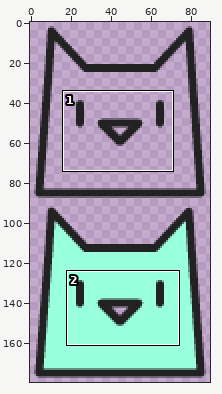
Two versions of one sprite sheet, icon-me.png. Above: a wide view before the commit, with the close-up outlined.
Close-up. Before the commit:
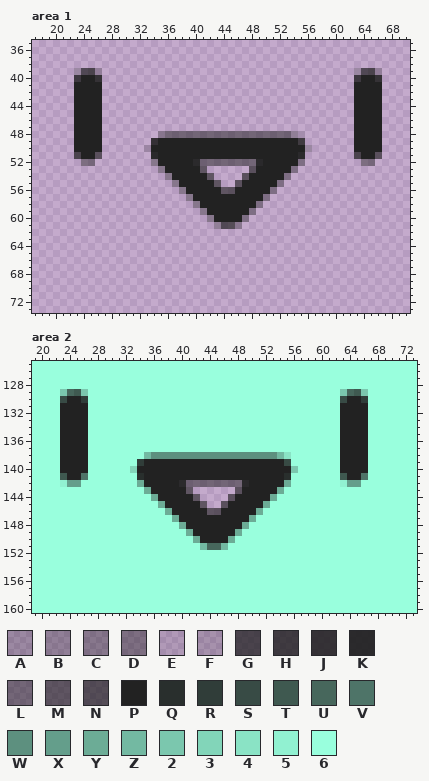
The file is 90x180 pixels. Pixels under 10% opacity are left out. Shown: area 1: x 17..70, y 35..73; area 2: x 19..73, y 125..160. The commit also changed other parts of the picture, which this record leaves out.
Palette (. is transparent): A #2020203f  B #2020204f  C #2020205f  D #2020206f  E #2121211f  F #2121212f  G #212121bf  H #212121cf  J #212121df  K #212121ef  L #2222227f  M #2222229f  N #222222af  P #222222  Q #292f2d  R #303d39  S #384b45  T #3f5950  U #47675c  V #4e7468  W #5d907f  X #649e8b  Y #6cac96  Z #73b9a2  2 #7bc7ae  3 #82d5b9  4 #8ae3c5  5 #91f1d1  6 #99ffdd
Pixels before, area 1, first column x 23:
39 ANGA....................................ANGA
40 HPPJ....................................HPPJ
41 PPPP....................................PPPP
42 PPPP....................................PPPP
43 PPPP....................................PPPP
44 PPPP....................................PPPP
45 PPPP....................................PPPP
46 PPPP....................................PPPP
47 PPPP....................................PPPP
48 PPPP........BLLLLLLLLLLLLLLLLLLBE.......PPPP
49 PPPP.......JPPPPPPPPPPPPPPPPPPPPH.......PPPP
50 PPPP......FPPPPPPPPPPPPPPPPPPPPPPA......PPPP
51 GPPM.......KPPPPPPPPPPPPPPPPPPPPK.......GPPM
52 .DD........CPPPPPKLLLLLLLLKPPPPPC........DD.
53 ............CPPPPPM......MPPPPPC............
54 .............CPPPPPM....MPPPPPC.............
55 ..............CPPPPPM..MPPPPPC..............
56 ...............CPPPPPMMPPPPPC...............
57 ................CPPPPPPPPPPC................
58 .................CPPPPPPPPC.................
59 ..................CPPPPPPC..................
60 ...................CPPPPC...................
61 ....................BNNB....................
Pixels before, area 2, first column x 19:
125 6666666666666666666666666666666666666666666666666666666
126 6666666666666666666666666666666666666666666666666666666
127 6666666666666666666666666666666666666666666666666666666
128 6666666666666666666666666666666666666666666666666666666
129 66662UT26666666666666666666666666666666666662UT26666666
130 6666SPPR666666666666666666666666666666666666SPPR6666666
131 6666PPPP666666666666666666666666666666666666PPPP6666666
132 6666PPPP666666666666666666666666666666666666PPPP6666666
133 6666PPPP666666666666666666666666666666666666PPPP6666666
134 6666PPPP666666666666666666666666666666666666PPPP6666666
135 6666PPPP666666666666666666666666666666666666PPPP6666666
136 6666PPPP666666666666666666666666666666666666PPPP6666666
137 6666PPPP666666666666666666666666666666666666PPPP6666666
138 6666PPPP66666666ZWWWWWWWWWWWWWWWWWWZ46666666PPPP6666666
139 6666PPPP6666666RPPPPPPPPPPPPPPPPPPPPS6666666PPPP6666666
140 6666PPPP6666663PPPPPPPPPPPPPPPPPPPPPP2666666PPPP6666666
141 6666TPPV6666666QPPPPPPPPPPPPPPPPPPPPQ6666666TPPV6666666
142 66665XX66666666YPPPPPKLLLLLLLLKPPPPPY66666665XX66666666
143 6666666666666666YPPPPPM......MPPPPPY6666666666666666666
144 66666666666666666YPPPPPM....MPPPPPY66666666666666666666
145 666666666666666666YPPPPPM..MPPPPPY666666666666666666666
146 6666666666666666666YPPPPPMMPPPPPY6666666666666666666666
147 66666666666666666666YPPPPPPPPPPY66666666666666666666666
148 666666666666666666666YPPPPPPPPY666666666666666666666666
149 6666666666666666666666YPPPPPPY6666666666666666666666666
150 66666666666666666666666YPPPPY66666666666666666666666666
151 666666666666666666666666ZUUZ666666666666666666666666666
152 6666666666666666666666666666666666666666666666666666666
153 6666666666666666666666666666666666666666666666666666666
154 6666666666666666666666666666666666666666666666666666666
155 6666666666666666666666666666666666666666666666666666666
156 6666666666666666666666666666666666666666666666666666666
157 6666666666666666666666666666666666666666666666666666666
158 6666666666666666666666666666666666666666666666666666666
159 6666666666666666666666666666666666666666666666666666666
160 6666666666666666666666666666666666666666666666666666666
After:
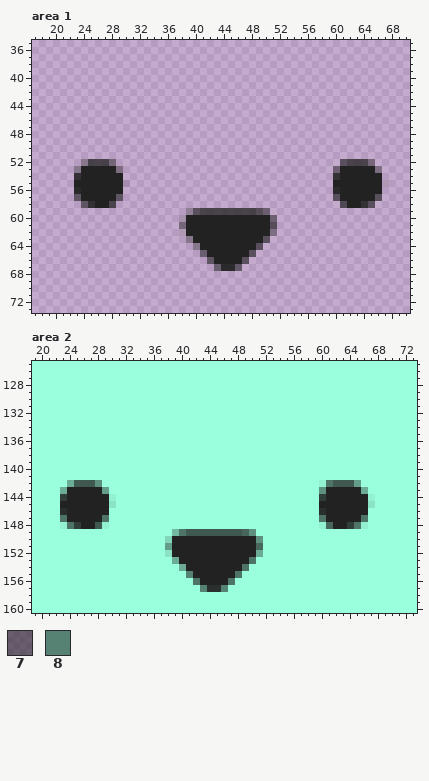
Colours new in this view: 7 #2222228f  8 #568273
Diff:
Changed rows in their new state; - is an unchanged pixel.
Area 1:
first column x 23:
39 ....------------------------------------....-
40 ....------------------------------------....-
41 ....------------------------------------....-
42 ....------------------------------------....-
43 ....------------------------------------....-
44 ....------------------------------------....-
45 ....------------------------------------....-
46 ....------------------------------------....-
47 ....------------------------------------....-
48 ....--------.....................-------....-
49 ....-------......................-------....-
50 ....------........................------....-
51 ....-------......................-------....-
52 -CGGGL-----......................-----MGGG---
53 CPPPPPD-----.......------.......-----LPPPPPC-
54 JPPPPPP------.......----.......------JPPPPPP-
55 PPPPPPPE------.......--.......-------PPPPPPPE
56 KPPPPPP--------..............--------KPPPPPP-
57 MPPPPPM---------............---------MPPPPPM-
58 -MJPPG-----------..........-----------NPPJM--
59 ----------------BMGGGGGGGGNL-----------------
60 ---------------FPPPP----PPPPL----------------
61 ---------------DPPPPPPPPPPPPN----------------
62 ---------------EPPPPPPPPPPPPC----------------
63 ----------------CPPPPPPPPPPM-----------------
64 -----------------CPPPPPPPPM------------------
65 ------------------7PPPPPPM-------------------
66 -------------------MPPPPM--------------------
67 --------------------7KK7---------------------
Area 2:
first column x 23:
129 6666------------------------------------6666-
130 6666------------------------------------6666-
131 6666------------------------------------6666-
132 6666------------------------------------6666-
133 6666------------------------------------6666-
134 6666------------------------------------6666-
135 6666------------------------------------6666-
136 6666------------------------------------6666-
137 6666------------------------------------6666-
138 6666--------666666666666666666666-------6666-
139 6666-------6666666666666666666666-------6666-
140 6666------666666666666666666666666------6666-
141 6666-------6666666666666666666666-------6666-
142 6YTTTW-----6666666666666666666666----5VTTT---
143 YPPPPPX-----66666666666666666666-----WPPPPPY-
144 RPPPPPP5-----666666666666666666------RPPPPPP5
145 PPPPPPP4------6666666666666666-------PPPPPPP4
146 QPPPPPP--------66666666666666--------QPPPPPP-
147 VPPPPPV---------666666666666---------VPPPPPV-
148 5VRPPT5----------6666666666----------5UPPRV5-
149 ----------------ZVTTTTTTTTUW-----------------
150 ---------------3PPPP----PPPPW----------------
151 ---------------XPPPPPPPPPPPPU----------------
152 ---------------4PPPPPPPPPPPPY----------------
153 ----------------YPPPPPPPPPPV-----------------
154 -----------------YPPPPPPPPV------------------
155 ------------------8PPPPPPV-------------------
156 -------------------VPPPPV--------------------
157 --------------------8QQ8---------------------
Pixel boxes of the changes (left, top, right, bottom) in both close-ups:
changed: (74, 68, 389, 271)
changed: (60, 389, 375, 592)
